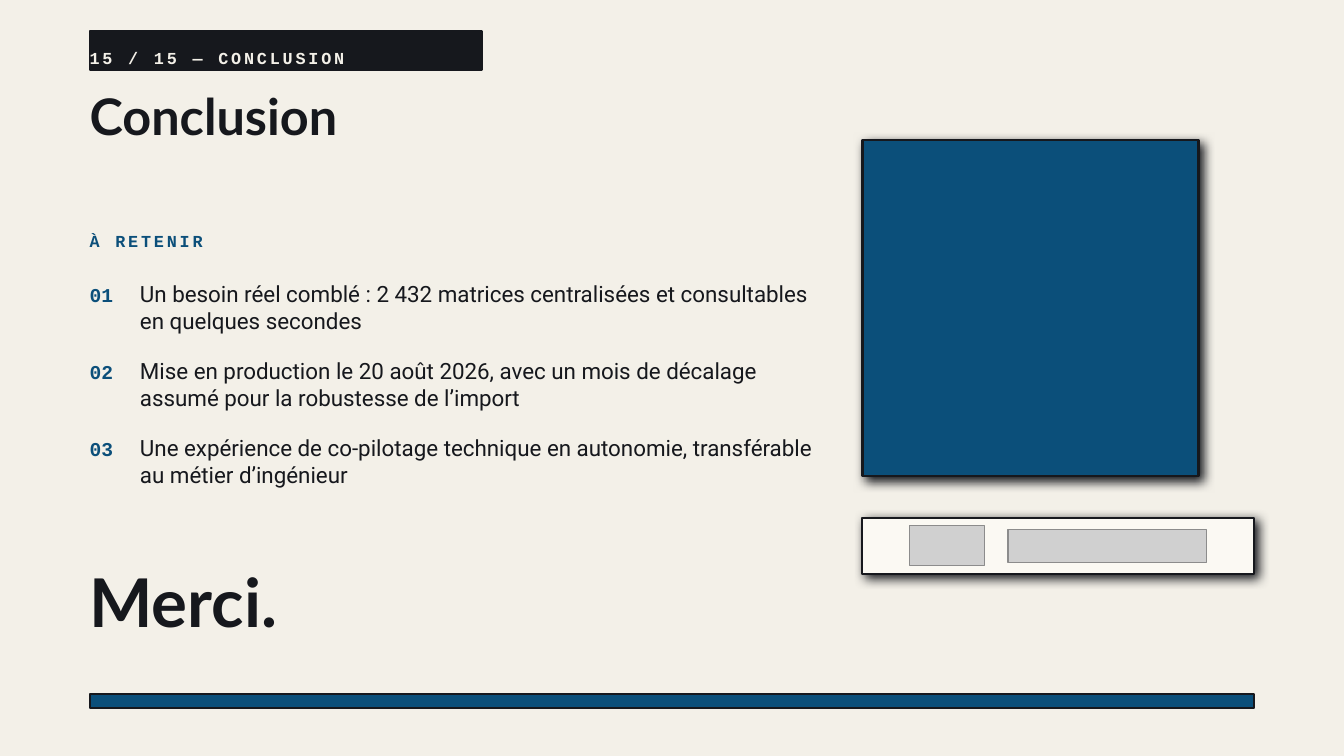
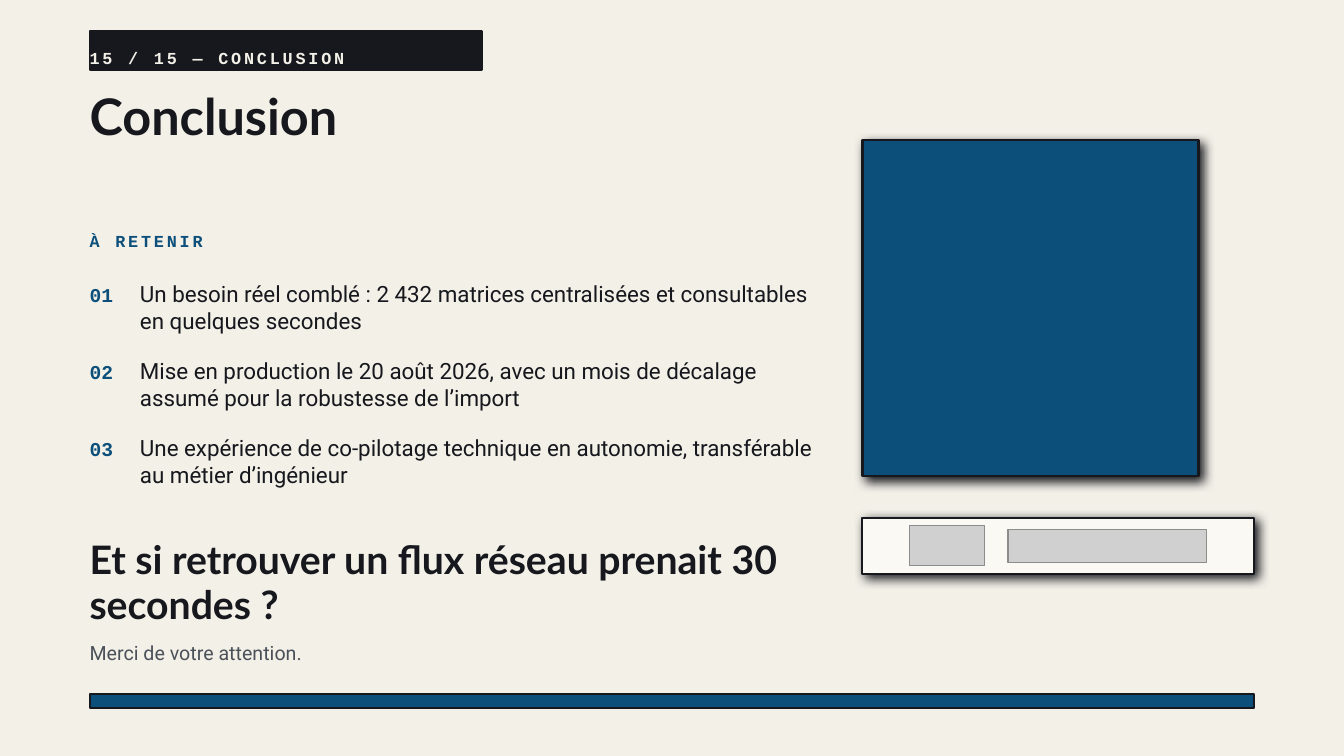
Before and after one commit to falachabt/Icam, a slide deck: slide 15 of Presentation_RIPTIS.pptx. Drawn at 1344x756 pixels with LibreOffice and Linux fonts; fonts in the diff are those of the drawing; grey boxes stand for pictures. Boxes give left, top, right and bottom in pixels: in the first picture for what was removed or moved away, otherwise in the second. Text is boxed around its words. In the diff, an @@ line names an element or a change of style, - is before the commit and + after.

```diff
--- a/Presentation_RIPTIS.pptx
+++ b/Presentation_RIPTIS.pptx
@@ text at bbox=[90, 545, 777, 620]: text changed; size 48 to 28 pt @@
-Merci.
+Et si retrouver un flux réseau prenait 30 secondes ?
@@ text added at bbox=[90, 645, 302, 660], 14 pt, text #4B5159 @@
+Merci de votre attention.
```
Also in this commit, not shown: 6 other slides changed, 3 other files.
